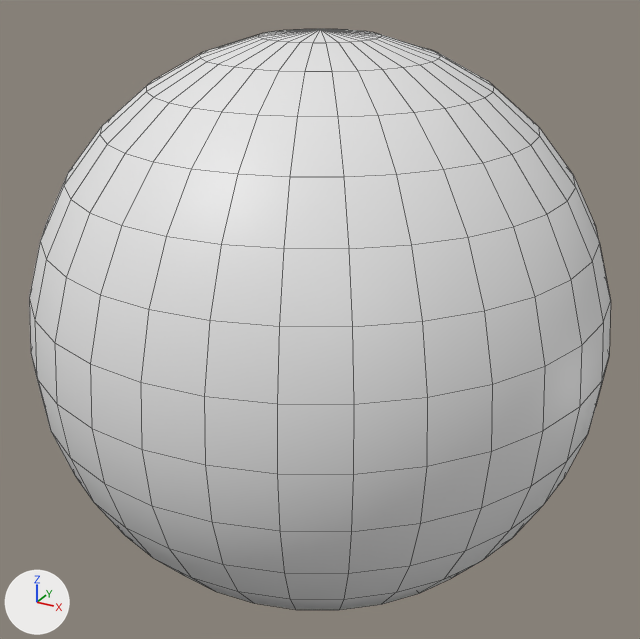
Before and after pictures for a commit that changed the FBX model Assets/_Meshes/Hemisphere.FBX.
Camera for both pictures: a 50 mm lens placed at (1.37, -2.55, 1.29), pointed at (-0.02, -0.02, 0.02). Lighting does not change. The marker at lower left points along +X, +Y and +Z. Mesh edges are drawn as thin lines. Where no turn or scale is listed for an object, it has been applied to the vertices. Vertices at the same position are counted once.

The first picture shows 'Hemisphere'.
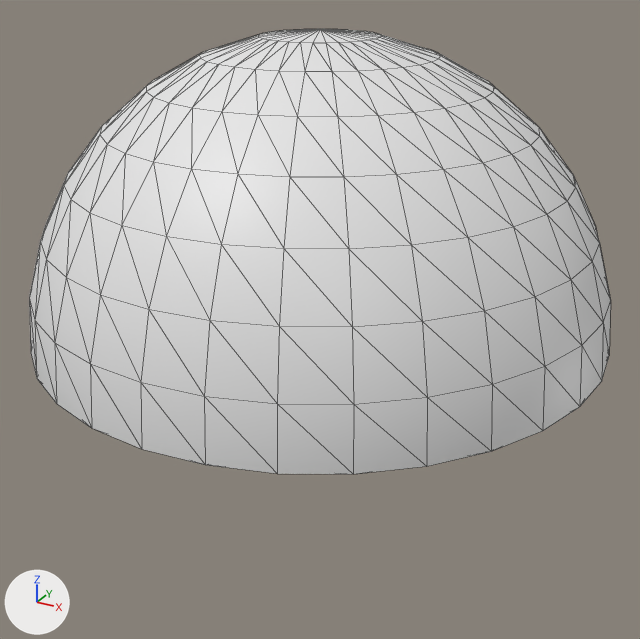
Boxes [x1, y1, x2, y2] around the edits, measured in the pictures (640 x 639 px):
'Hemisphere', reshaped (23% shorter)
    before: [29, 29, 611, 610]
    after: [29, 29, 611, 474]
part 1 of me_mesh, deleted
    before: [37, 358, 609, 610]

The change, as a diff of the scene's bpy script:
```diff
--- a/Assets/_Meshes/Hemisphere.FBX.py
+++ b/Assets/_Meshes/Hemisphere.FBX.py
@@ me_mesh @@
 # used by ob_hemisphere; location = (-0.043, 0.023, 0.146)
-me_mesh.from_pydata(...)  # 386 vertices, 416 faces; spans x -1.0..1.0, y -1.0..1.0, z -0.85..0.85
+me_mesh.from_pydata(...)  # 257 vertices, 510 faces; spans x -1.0..1.0, y -1.0..1.0, z -0.15..0.85
+# me_mesh part 1: 129 vertices removed from x -0.98..0.98, y -0.98..0.98, z -0.85..-0.34
```
